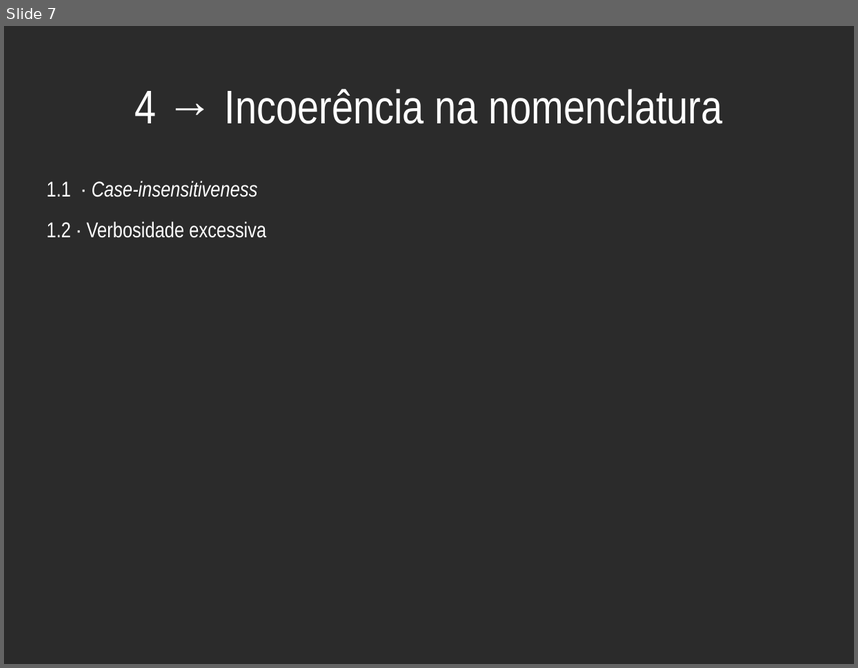
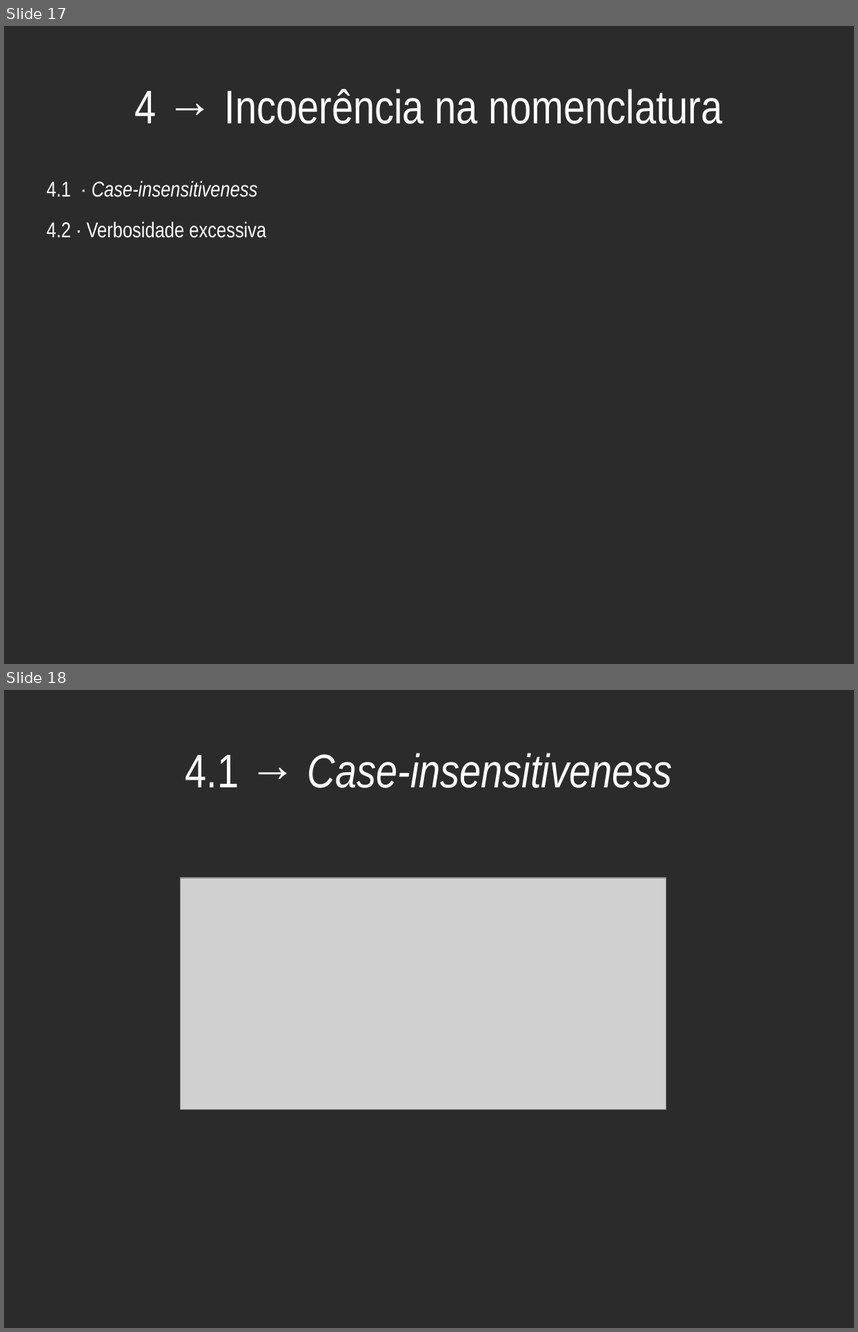
Before and after one commit to haskellcamargo/talks, a slide deck: Bizarrices Just in Time - Como não projetar uma linguagem de programação/Bizarrices Just in Time - Como não projetar uma linguagem de programação.odp. Shown one above the other, each under a label of ours: slide 7 before the commit, slides 17 and 18 after it. The pictures are 858x668 and 858x1332 pixels, drawn with LibreOffice and Linux fonts; fonts in the diff are those of the drawing; grey boxes stand for pictures; background and template pictures are left out; a plain dark background stands for a picture behind light text. Boxes give left, top, right and bottom in pixels: in the first picture for what was removed or moved away, otherwise in the second. Text is boxed around its words. In the diff, an @@ line names an element or a change of style, - is before the commit and + after.

```diff
--- a/Bizarrices Just in Time - Como não projetar uma linguagem de programação/Bizarrices Just in Time - Como não projetar uma linguagem de programação.odp
+++ b/Bizarrices Just in Time - Como não projetar uma linguagem de programação/Bizarrices Just in Time - Como não projetar uma linguagem de programação.odp
@@ slide 18 added at box(4, 690, 854, 1328), background picture (left out) @@
@@ title added at box(185, 753, 673, 788), 44 pt, text #FFFFFF, italic @@
+4.1 → Case-insensitiveness
@@ picture added at box(180, 878, 666, 1109) @@
@@ what was slide 7 is now slide 17 @@
@@ slide 17 changed as well @@
@@ text at box(47, 181, 266, 238): text changed @@
-1.1 · Case-insensitiveness
-1.2 · Verbosidade excessiva
+4.1 · Case-insensitiveness
+4.2 · Verbosidade excessiva
```
Also in this commit, not shown: 4 other slides changed, 20 other slides added, 3 other files.
